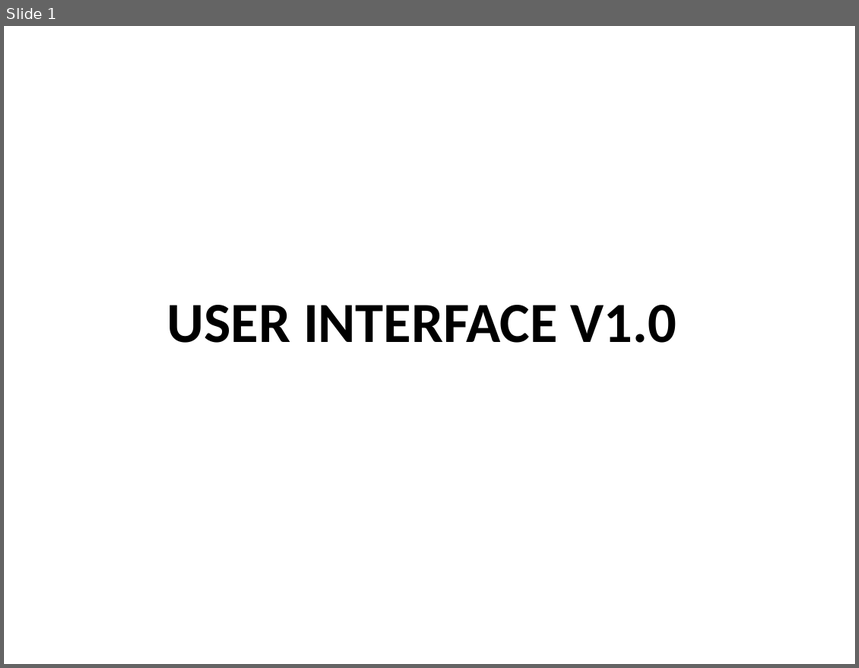
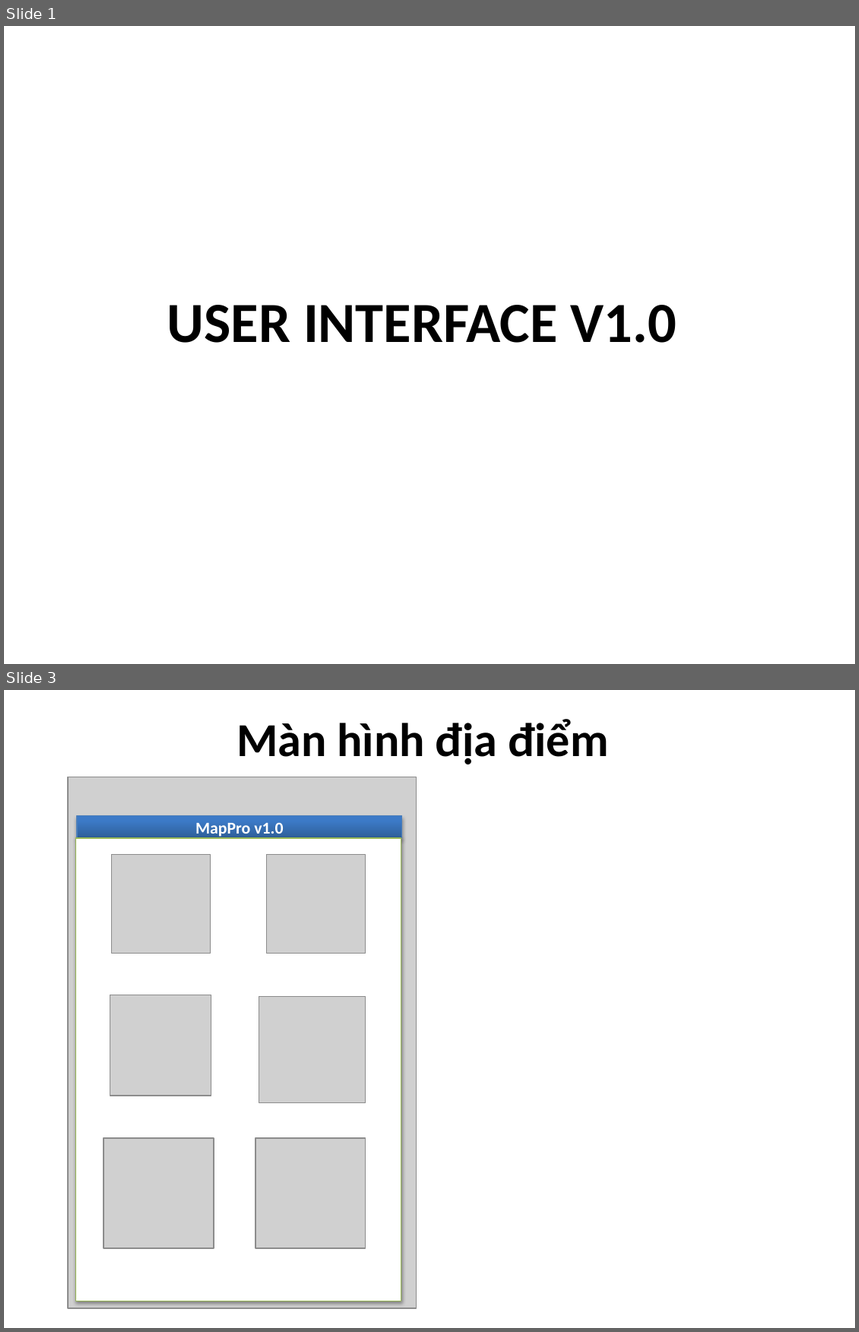
Before and after one commit to hungdien/google-map-api-and-map-on-android, a slide deck: Design/User Interface Design.pptx. Shown one above the other, each under a label of ours: slide 1 before the commit, slides 1 and 3 after it; the slides between them are not shown. The pictures are 859x668 and 859x1332 pixels, drawn with LibreOffice and Linux fonts; fonts in the diff are those of the drawing; grey boxes stand for pictures. Boxes give left, top, right and bottom in pixels: in the first picture for what was removed or moved away, otherwise in the second. Text is boxed around its words. In the diff, an @@ line names an element or a change of style, - is before the commit and + after.

```diff
--- a/Design/User Interface Design.pptx
+++ b/Design/User Interface Design.pptx
@@ slide 3 added at [4,690,855,1328], background #FFFFFF @@
@@ text added at [237,719,608,764], 40 pt, text #000000, bold @@
+Màn hình địa điểm
@@ group added at [68,777,416,1309]: 7 pictures, 2 rectangles @@
+MapPro v1.0
```
Also in this commit, not shown: 4 slides changed, 3 other slides added.
